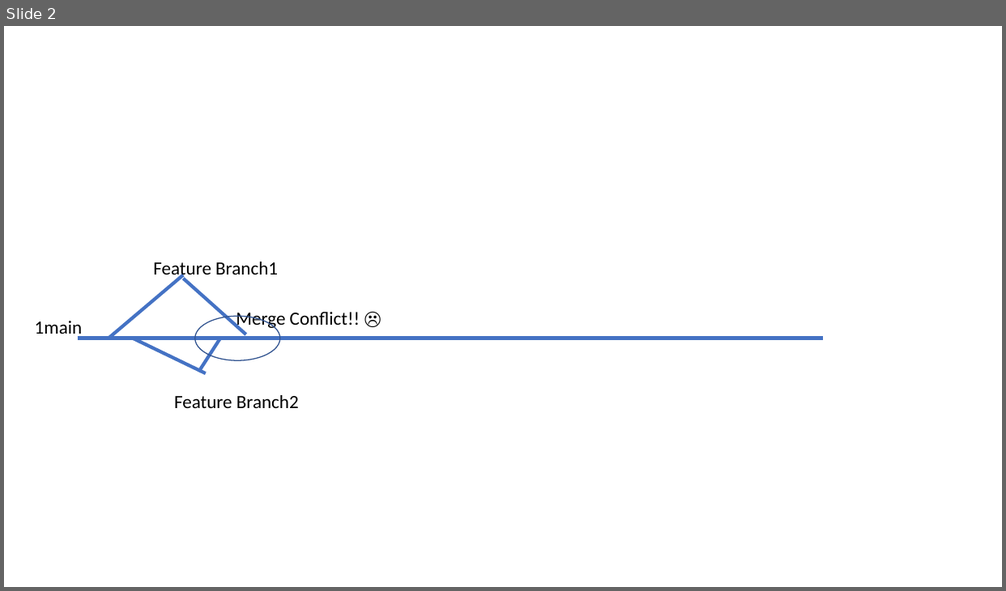
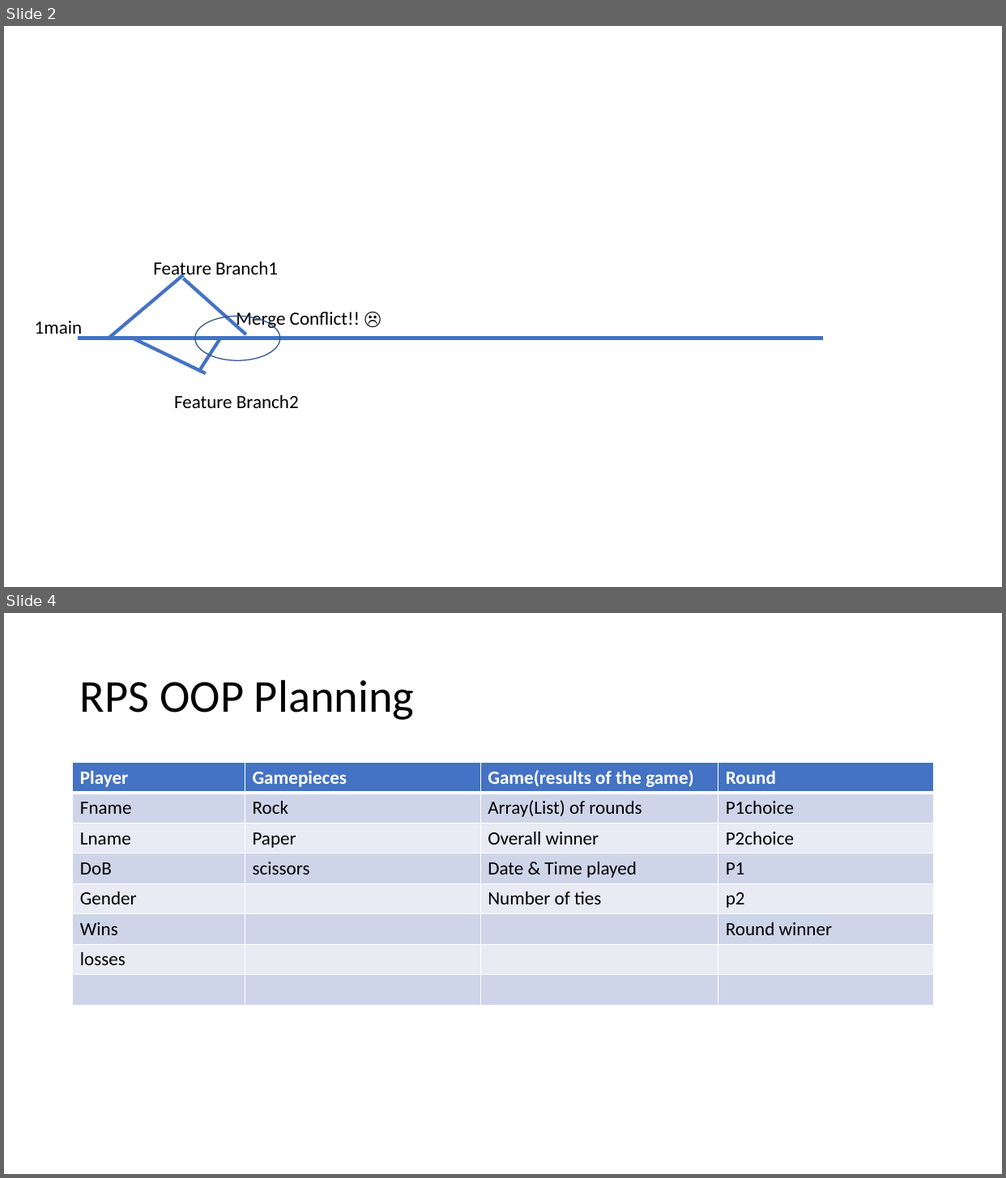
Before and after one commit to 071822-dotnet-ext-batch-org/071822-dotnet-ext-batch-repo, a slide deck: Marks Drawings.pptx. Shown one above the other, each under a label of ours: slide 2 before the commit, slides 2 and 4 after it; the slides between them are not shown. The pictures are 1006x591 and 1006x1178 pixels, drawn with LibreOffice and Linux fonts; fonts in the diff are those of the drawing. Boxes give left, top, right and bottom in pixels: in the first picture for what was removed or moved away, otherwise in the second. Text is boxed around its words. In the diff, an @@ line names an element or a change of style, - is before the commit and + after.

Commit message:
updates Marksdrawings

```diff
--- a/Marks Drawings.pptx
+++ b/Marks Drawings.pptx
@@ slide 4 added at [4,613,1002,1174], background #FFFFFF @@
@@ title added at [80,679,414,720], 44 pt, text #000000 @@
+RPS OOP Planning
@@ table added at [73,763,935,1005], 8 rows, 4 columns @@
+Player | Gamepieces | Game(results of the game) | Round
+Fname | Rock | Array(List) of rounds | P1choice
+Lname | Paper | Overall winner | P2choice
+DoB | scissors | Date & Time played | P1
+Gender |  | Number of ties | p2
+Wins |  |  | Round winner
+losses |  |  | 
+ |  |  | 
```
